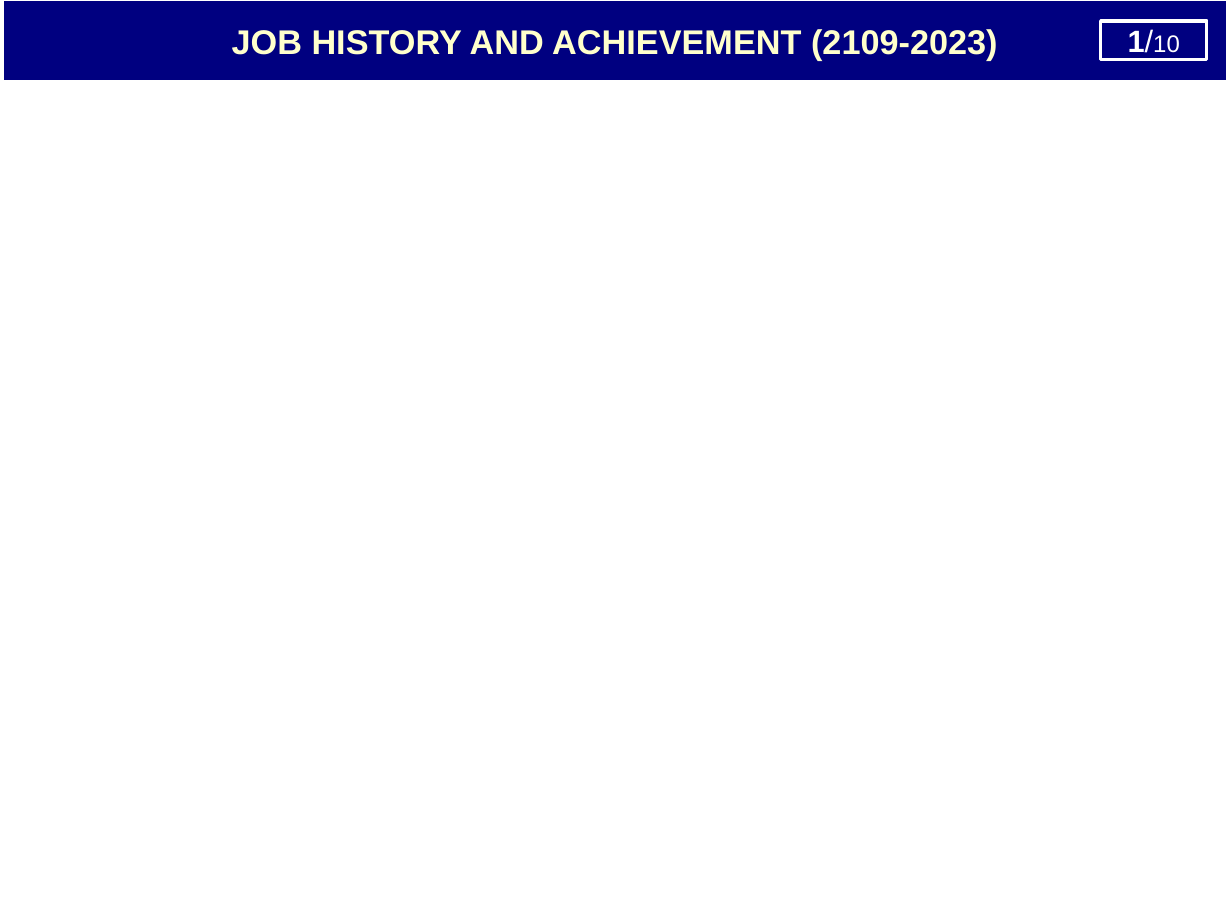
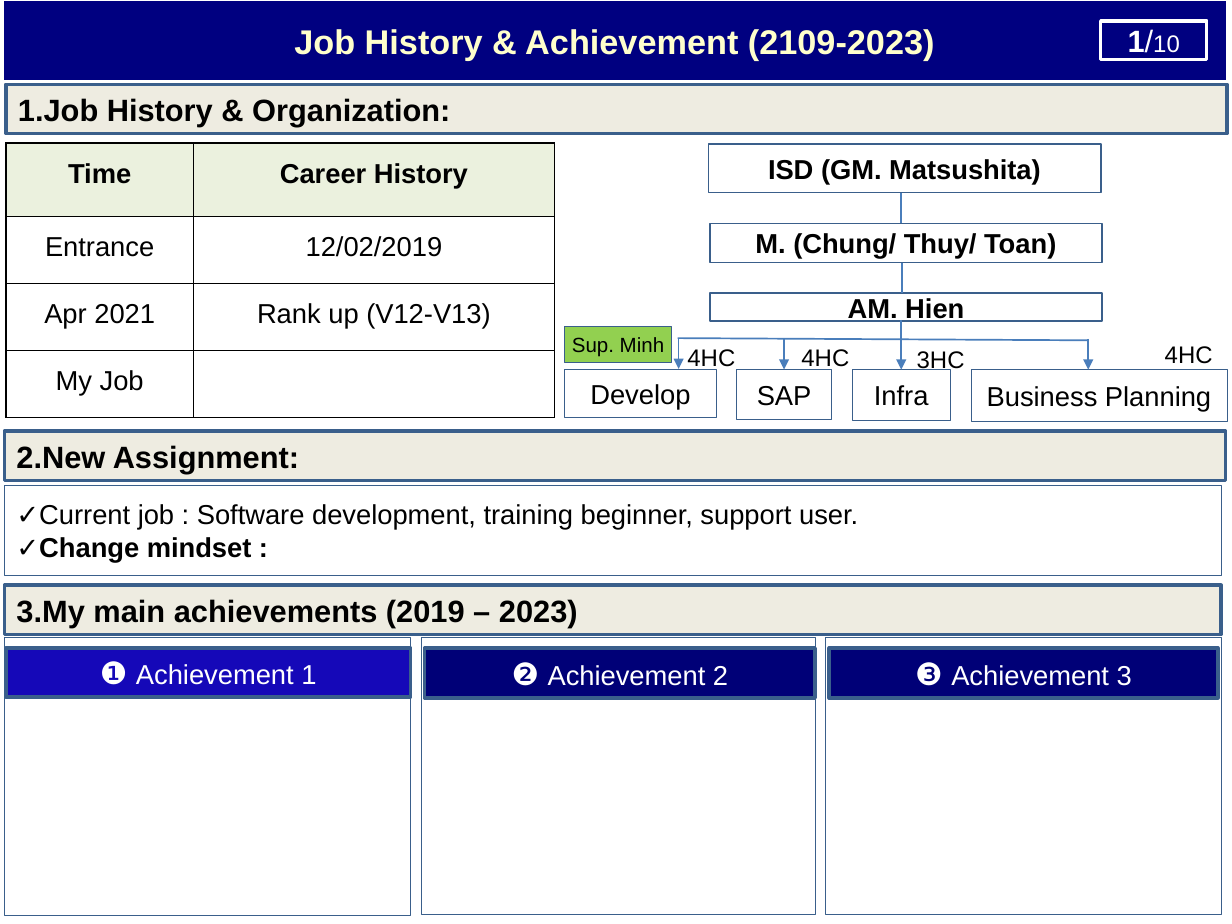
Before and after one commit to thietbicongnghevietnam/ReportPSNV, a slide deck: slide 2 of Report_test.pptx. Drawn at 1232x924 pixels with LibreOffice and Linux fonts; fonts in the diff are those of the drawing. Boxes give left, top, right and bottom in pixels: in the first picture for what was removed or moved away, otherwise in the second. Text is boxed around its words. In the diff, an @@ line names an element or a change of style, - is before the commit and + after.

```diff
--- a/Report_test.pptx
+++ b/Report_test.pptx
@@ text in rectangle at [294, 29, 935, 60]: text changed @@
-JOB HISTORY AND ACHIEVEMENT (2109-2023)
+Job History & Achievement (2109-2023)
@@ rectangle added at [6, 84, 1227, 133], fill #EEECE1, outline #3A5F8C 2 pt, 18 pt, text #000000, bold @@
+1.Job History & Organization:
@@ table added at [6, 143, 554, 418], 4 rows, 2 columns @@
+Time | Career History
+Entrance | 12/02/2019
+Apr 2021 | Rank up (V12-V13)
+My Job | 
@@ rectangle added at [708, 144, 1101, 193], fill #FFFFFF, outline #3A5F8C 1 pt, 16 pt, text #000000, bold @@
+ISD (GM. Matsushita)
@@ line added from (902, 192) to (902, 223), #4B7EBC 1 pt @@
@@ rectangle added at [710, 223, 1103, 262], fill #FFFFFF, outline #3A5F8C 1 pt, 16 pt, text #000000, bold @@
+M. (Chung/ Thuy/ Toan)
@@ line added from (902, 262) to (902, 293), #4B7EBC 1 pt @@
@@ rectangle added at [710, 293, 1103, 322], fill #FFFFFF, outline #3A5F8C 1 pt, 16 pt, text #000000, bold @@
+AM. Hien
@@ rectangle added at [564, 326, 671, 362], fill #92D050, outline #3A5F8C 0.5 pt, 12 pt, text #000000 @@
+Sup. Minh
@@ line added from (902, 320) to (902, 351), #4B7EBC 1 pt @@
@@ line added from (678, 338) to (1088, 340), #4B7EBC 1 pt @@
@@ arrow added from (679, 338) to (679, 368), #4B7EBC 1 pt @@
@@ text added at [687, 349, 735, 372], 14 pt, text #000000 @@
+4HC
@@ arrow added from (784, 339) to (784, 370), #4B7EBC 1 pt @@
@@ text added at [801, 349, 849, 372], 14 pt, text #000000 @@
+4HC
@@ arrow added from (902, 339) to (902, 370), #4B7EBC 1 pt @@
@@ text added at [917, 351, 965, 373], 14 pt, text #000000 @@
+3HC
@@ arrow added from (1088, 339) to (1088, 370), #4B7EBC 1 pt @@
@@ text added at [1165, 346, 1213, 364], 14 pt, text #000000 @@
+4HC
@@ rectangle added at [564, 370, 716, 418], fill #FFFFFF, outline #3A5F8C 0.25 pt, 16 pt, text #000000 @@
+Develop
@@ rectangle added at [737, 370, 832, 419], fill #FFFFFF, outline #3A5F8C 0.25 pt, 16 pt, text #000000 @@
+SAP
@@ rectangle added at [853, 370, 951, 420], fill #FFFFFF, outline #3A5F8C 0.25 pt, 16 pt, text #000000 @@
+Infra
@@ rectangle added at [971, 370, 1227, 421], fill #FFFFFF, outline #3A5F8C 0.25 pt, 16 pt, text #000000 @@
+Business Planning
@@ rectangle added at [5, 431, 1226, 480], fill #EEECE1, outline #3A5F8C 2 pt, 18 pt, text #000000, bold @@
+2.New Assignment:
@@ text added at [1088, 479, 1161, 482], 10.5 pt, text #FFFFFF, bold @@
+Analysis
@@ rectangle added at [5, 485, 1222, 574], fill #FFFFFF, outline #3A5F8C 0.25 pt, 16 pt, text #000000 @@
+✓Current job : Software development, training beginner, support user.
+✓Change mindset :
@@ rectangle added at [5, 585, 1222, 634], fill #EEECE1, outline #3A5F8C 2 pt, 18 pt, text #000000, bold @@
+3.My main achievements (2019 – 2023)
@@ rectangle added at [5, 637, 411, 914], fill #FFFFFF, outline #3A5F8C 0.25 pt @@
@@ rectangle added at [6, 648, 411, 697], fill #1508B8, outline #3A5F8C 2 pt, 16 pt, text #FFFFFF @@
+❶ Achievement 1
@@ rectangle added at [421, 637, 816, 914], fill #FFFFFF, outline #3A5F8C 0.25 pt @@
@@ rectangle added at [425, 648, 816, 699], fill #000077, outline #3A5F8C 2 pt, 16 pt, text #FFFFFF @@
+❷ Achievement 2
@@ rectangle added at [825, 637, 1222, 914], fill #FFFFFF, outline #3A5F8C 0.25 pt @@
@@ rectangle added at [829, 648, 1217, 699], fill #000077, outline #3A5F8C 2 pt, 16 pt, text #FFFFFF @@
+❸ Achievement 3
```
Also in this commit, not shown: 2 other slides changed.
